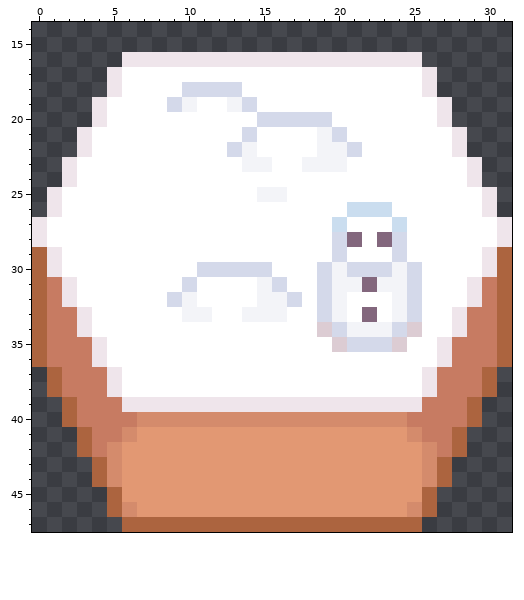
A pixel-art sprite gets an edit: assets/sprites/ground/Snow_Snowman.png. Above is the file before it was changed.
The file is 32x48 pixels. Colours within 5 levels of each other are drawn and written as one. Shown: x 0..31, y 14..47.
The result:
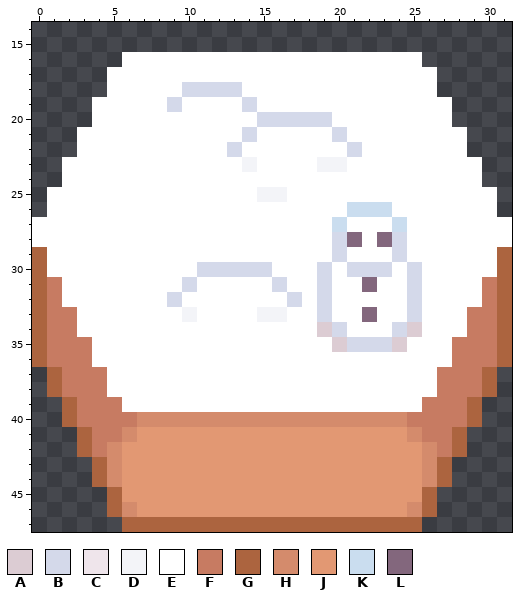
Palette (. is transparent): A #dcccd3  B #d4d9ea  C #efe5eb  D #f3f4f8  E #ffffff  F #c77b62  G #ac643f  H #d48b6c  J #e29873  K #caddef  L #83677d
Change:
Colour E replaces colour C in row 16 at x 6 to 25; in rows 17 to 18 at x 5 and 26; in rows 19 to 20 at x 4 and 27; in rows 21 to 22 at x 3 and 28; in rows 23 to 24 at x 2 and 29; in rows 25 to 26 at x 1 and 30.
Colour E replaces colour C in rows 27 to 28 at x 0 and 31; in rows 29 to 30 at x 1 and 30; in rows 31 to 32 at x 2 and 29; in rows 33 to 34 at x 3 and 28; in rows 35 to 36 at x 4 and 27; in rows 37 to 38 at x 5 and 26.
Colour E replaces colour C in row 39 at x 6 to 25.
Colour E replaces colour D in row 19 at x 10 and 13; in row 21 at x 19; in row 22 at x 14 and 19 to 20; in row 23 at x 15 and 18; in row 30 at x 20 and 24; in row 31 at x 15, 20 to 21 and 23 to 24.
Colour E replaces colour D in row 32 at x 10, 15 to 16, 20 and 24; in row 33 at x 11, 14, 20 and 24; in row 34 at x 21 to 23.
Changed places in both pictures, as pixel boxes (x1, y1, x2, y2):
changed: (32, 52, 512, 412)
